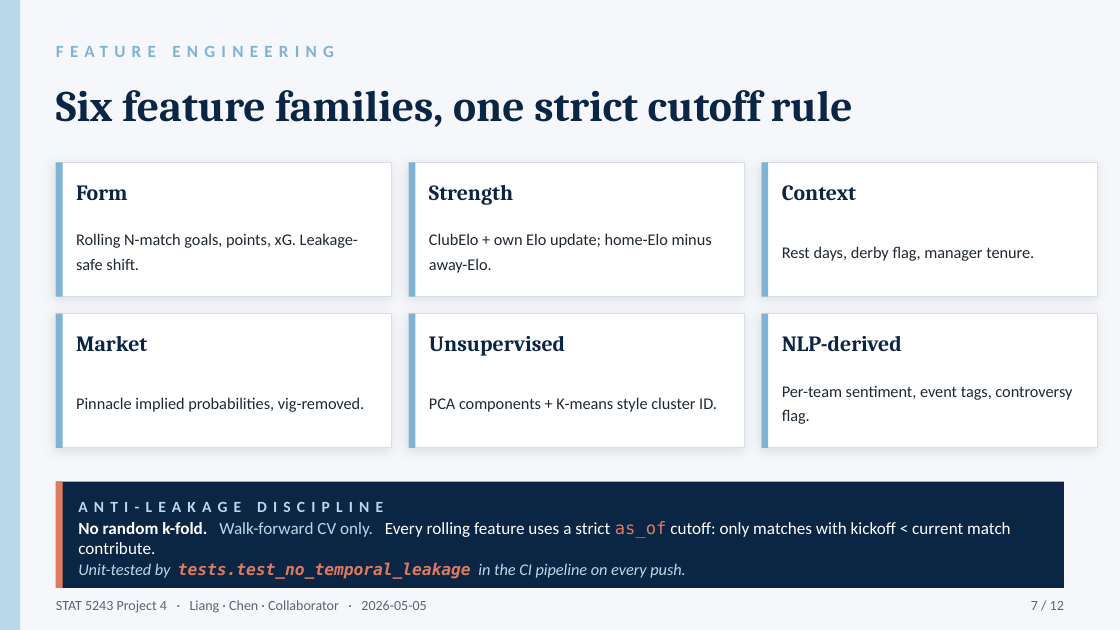
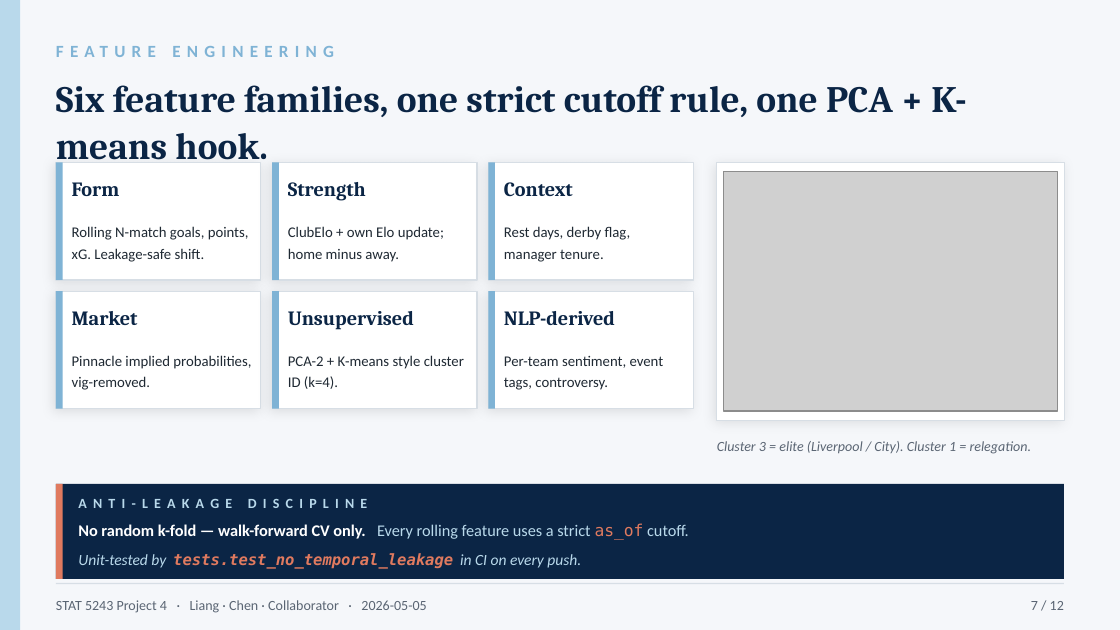
Before and after one commit to ZemingLiang/STAT5243-Project-4, a slide deck: slide 7 of slides/oral_10min.pptx. Drawn at 1120x630 pixels with LibreOffice and Linux fonts; fonts in the diff are those of the drawing; grey boxes stand for pictures. Boxes give left, top, right and bottom in pixels: in the first picture for what was removed or moved away, otherwise in the second. Text is boxed around its words. In the diff, an @@ line names an element or a change of style, - is before the commit and + after.

Commit message:
slides: upgrade to Advanced 25pt — embedded figures, sharpened titles, tightened pacing

```diff
--- a/slides/oral_10min.pptx
+++ b/slides/oral_10min.pptx
@@ text at bbox=[56, 85, 966, 169]: text changed; size 28 to 24 pt @@
-Six feature families, one strict cutoff rule
+Six feature families, one strict cutoff rule, one PCA + K-means hook.
@@ rectangle: place and size @@
-rectangle at bbox=[56, 162, 63, 297]
+rectangle at bbox=[56, 162, 63, 280]
@@ rectangle: place and size @@
-rectangle at bbox=[56, 162, 392, 297]
+rectangle at bbox=[56, 162, 261, 280]
@@ rectangle: place and size @@
-rectangle at bbox=[409, 162, 416, 297]
+rectangle at bbox=[272, 162, 279, 280]
@@ rectangle: place and size @@
-rectangle at bbox=[409, 162, 745, 297]
+rectangle at bbox=[272, 162, 477, 280]
@@ text "Strength": place and size @@
-text "Strength" at bbox=[429, 185, 513, 205]
+text "Strength" at bbox=[288, 182, 366, 201]
@@ rectangle: place and size @@
-rectangle at bbox=[762, 162, 768, 297]
+rectangle at bbox=[488, 162, 495, 280]
@@ rectangle: place and size @@
-rectangle at bbox=[762, 162, 1098, 297]
+rectangle at bbox=[488, 162, 693, 280]
@@ text "Context": place and size @@
-text "Context" at bbox=[782, 185, 856, 201]
+text "Context" at bbox=[504, 182, 573, 196]
@@ rectangle added at bbox=[717, 162, 1064, 420], fill #FFFFFF, outline #D7DEE5 0.5 pt @@
@@ picture added at bbox=[724, 171, 1057, 411] @@
@@ size 10.5 to 9.5 pt; line spacing 1.25 to 1.2 in 3 elements at bbox=[72, 226, 249, 262], bbox=[72, 355, 251, 390], bbox=[504, 226, 631, 262] @@
@@ text "Rest days, derby flag, manager ...": place and size @@
-text "Rest days, derby flag, manager ..." at bbox=[782, 246, 1034, 261]
+text "Rest days, derby flag, manager ..." at bbox=[504, 226, 631, 262]
@@ text at bbox=[288, 226, 444, 262]: text changed; size 10.5 to 9.5 pt @@
-ClubElo + own Elo update; home-Elo minus away-Elo.
+ClubElo + own Elo update; home minus away.
@@ rectangle: place and size @@
-rectangle at bbox=[56, 314, 63, 448]
+rectangle at bbox=[56, 291, 63, 409]
@@ rectangle: place and size @@
-rectangle at bbox=[56, 314, 392, 448]
+rectangle at bbox=[56, 291, 261, 409]
@@ rectangle: place and size @@
-rectangle at bbox=[409, 314, 416, 448]
+rectangle at bbox=[272, 291, 279, 409]
@@ rectangle: place and size @@
-rectangle at bbox=[409, 314, 745, 448]
+rectangle at bbox=[272, 291, 477, 409]
@@ rectangle: place and size @@
-rectangle at bbox=[762, 314, 768, 448]
+rectangle at bbox=[488, 291, 495, 409]
@@ rectangle: place and size @@
-rectangle at bbox=[762, 314, 1098, 448]
+rectangle at bbox=[488, 291, 693, 409]
@@ text "Market": place and size @@
-text "Market" at bbox=[76, 336, 147, 351]
+text "Market" at bbox=[72, 311, 138, 325]
@@ text "Unsupervised": place and size @@
-text "Unsupervised" at bbox=[429, 336, 565, 356]
+text "Unsupervised" at bbox=[288, 311, 414, 330]
@@ size 14 to 13 pt in 6 elements at bbox=[72, 182, 120, 196], bbox=[72, 311, 138, 325], bbox=[288, 182, 366, 201], bbox=[288, 311, 414, 330], bbox=[504, 182, 573, 196], bbox=[504, 311, 615, 325] @@
@@ text "NLP-derived": place and size @@
-text "NLP-derived" at bbox=[782, 336, 902, 351]
+text "NLP-derived" at bbox=[504, 311, 615, 325]
@@ text "Pinnacle implied probabilities, vig-removed.": place and size @@
-text "Pinnacle implied probabilities, vig-removed." at bbox=[76, 397, 364, 412]
+text "Pinnacle implied probabilities, vig-removed." at bbox=[72, 355, 251, 390]
@@ text at bbox=[288, 355, 464, 389]: text changed; size 10.5 to 9.5 pt @@
-PCA components + K-means style cluster ID.
+PCA-2 + K-means style cluster ID (k=4).
@@ text at bbox=[504, 356, 664, 390]: text changed; size 10.5 to 9.5 pt @@
-Per-team sentiment, event tags, controversy flag.
+Per-team sentiment, event tags, controversy.
@@ text added at bbox=[717, 441, 1032, 454], 9 pt, text #5A6573, italic @@
+Cluster 3 = elite (Liverpool / City). Cluster 1 = relegation.
@@ rectangle: place and size @@
-rectangle at bbox=[56, 482, 1064, 588]
+rectangle at bbox=[56, 484, 1064, 579]
@@ rectangle: place and size @@
-rectangle at bbox=[56, 482, 63, 588]
+rectangle at bbox=[56, 484, 63, 579]
@@ text "ANTI-LEAKAGE DISCIPLINE" at bbox=[173, 553, 453, 569]: size 10 to 9 pt @@
@@ text at bbox=[78, 523, 689, 540]: text changed; size 11 to 10.5 pt; text colour #FFFFFF to #B9D9EB @@
-No random k-fold. Walk-forward CV only. Every rolling feature uses a strict as_of cutoff: only matches with kickoff < current match contribute.
+No random k-fold — walk-forward CV only. Every rolling feature uses a strict as_of cutoff.
@@ text at bbox=[78, 553, 581, 569]: text changed; size 10.5 to 10 pt; font Calibri to DejaVu Sans Mono; text colour #B9D9EB to #E07A5F; bold on @@
-Unit-tested by tests.test_no_temporal_leakage in the CI pipeline on every push.
+Unit-tested by tests.test_no_temporal_leakage in CI on every push.
```
Also in this commit, not shown: 11 other slides changed, 5 other files.
